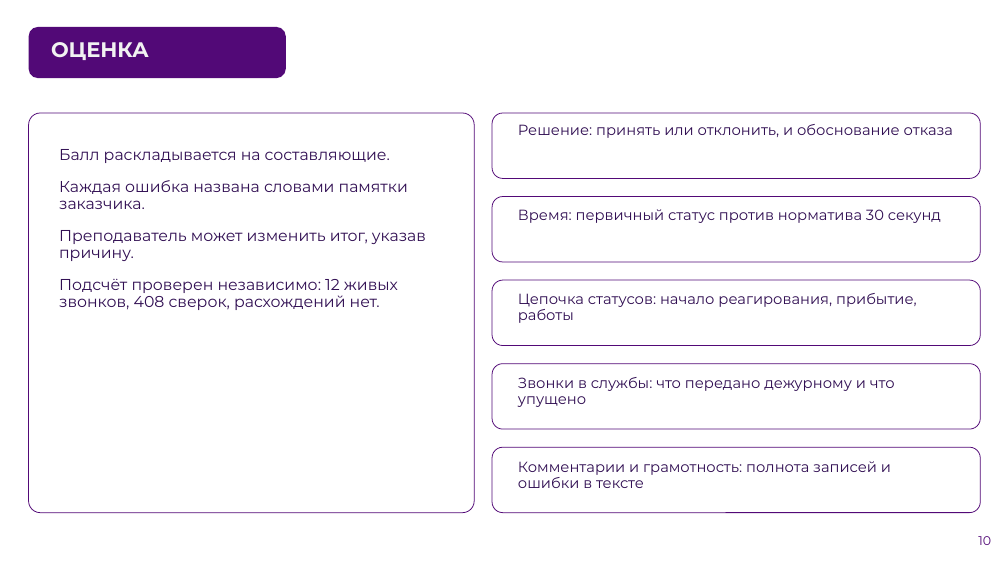
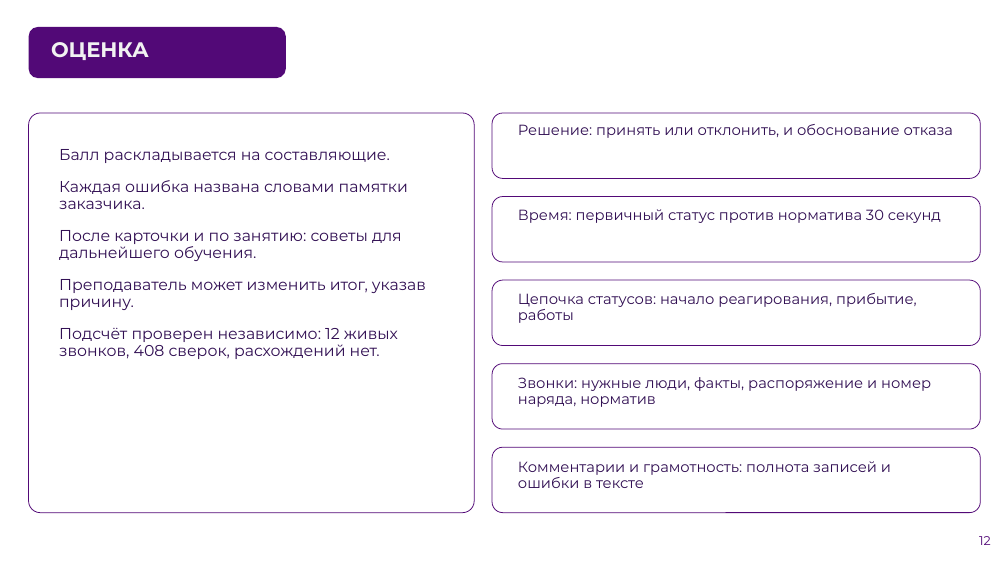
Before and after one commit to Vadik145-beep/lct-112-simulator, a slide deck: slide 12 of docs/presentation/ЛЦТ2026_Ультратех_задача9.pptx (slide 10 before the commit). Drawn at 1008x567 pixels with LibreOffice and Linux fonts; fonts in the diff are those of the drawing; background and template pictures are left out. Boxes give left, top, right and bottom in pixels: in the first picture for what was removed or moved away, otherwise in the second. Text is boxed around its words. In the diff, an @@ line names an element or a change of style, - is before the commit and + after.

```diff
--- a/docs/presentation/ЛЦТ2026_Ультратех_задача9.pptx
+++ b/docs/presentation/ЛЦТ2026_Ультратех_задача9.pptx
@@ text at bbox=[59, 230, 402, 261]: paragraph added @@
+После карточки и по занятию: советы для дальнейшего обучения.
@@ text at bbox=[518, 377, 931, 407]: text changed @@
-Звонки в службы: что передано дежурному и что упущено
+Звонки: нужные люди, факты, распоряжение и номер наряда, норматив
@@ page number at bbox=[979, 536, 991, 545]: text changed @@
-10
+12
```
Also in this commit, not shown: 9 other slides changed, 4 slides added, 1 other file.
